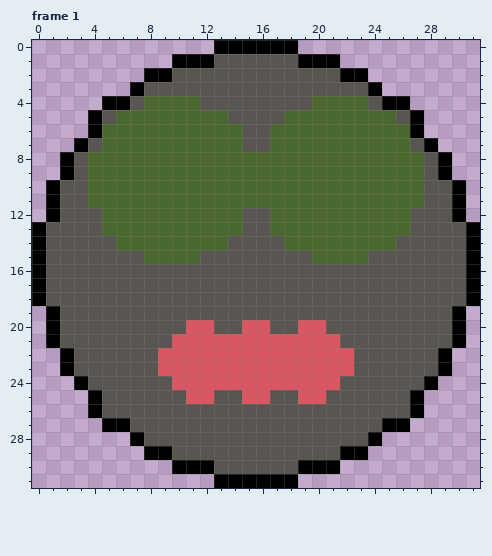
Pixel-art file -- assets/perry_pinball/pinball.aseprite. Above, as it was before the edit.
32x32 pixels, 1 frame. Shown: frame 1. The commit also changed other frames, which this record leaves out.
Once edited:
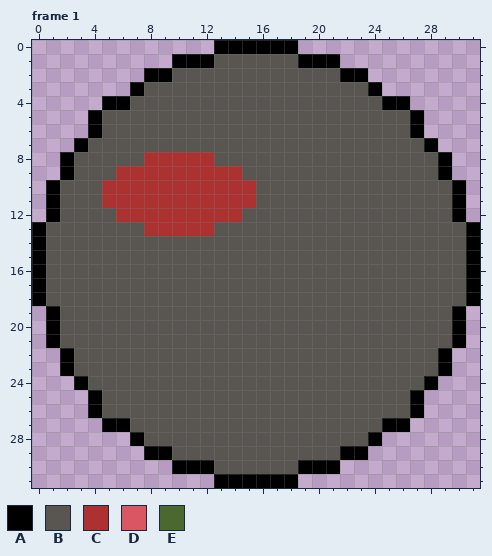
Palette (. is transparent): A #000000  B #595652  C #ac3232  D #d95763  E #4b692f
The exact change:
{"change": "layer \"Layer 3\" added"}
{"where": "frame 1, layers \"Layer 3\", \"Layer 2\""}
{"frame":1,"y":4,"x":8,"old":"EEEE","new":"BBBB"}
{"frame":1,"y":4,"x":20,"old":"EEEE","new":"BBBB"}
{"frame":1,"y":5,"x":6,"old":"EEEEEEEE","new":"BBBBBBBB"}
{"frame":1,"y":5,"x":18,"old":"EEEEEEEE","new":"BBBBBBBB"}
{"frame":1,"y":6,"x":5,"old":"EEEEEEEEEE","new":"BBBBBBBBBB"}
{"frame":1,"y":6,"x":17,"old":"EEEEEEEEEE","new":"BBBBBBBBBB"}
{"frame":1,"y":7,"x":5,"old":"EEEEEEEEEE","new":"BBBBBBBBBB"}
{"frame":1,"y":7,"x":17,"old":"EEEEEEEEEE","new":"BBBBBBBBBB"}
{"frame":1,"y":8,"x":4,"old":"EEEEEEEEEEEEEEEEEEEEEEEE","new":"BBBBCCCCCBBBBBBBBBBBBBBB"}
{"frame":1,"y":9,"x":4,"old":"EEEEEEEEEEEEEEEEEEEEEEEE","new":"BBCCCCCCCCCBBBBBBBBBBBBB"}
{"frame":1,"y":10,"x":4,"old":"EEEEEEEEEEEEEEEEEEEEEEEE","new":"BCCCCCCCCCCCBBBBBBBBBBBB"}
{"frame":1,"y":11,"x":4,"old":"EEEEEEEEEEEEEEEEEEEEEEEE","new":"BCCCCCCCCCCCBBBBBBBBBBBB"}
{"frame":1,"y":12,"x":5,"old":"EEEEEEEEEE","new":"BCCCCCCCCC"}
{"frame":1,"y":12,"x":17,"old":"EEEEEEEEEE","new":"BBBBBBBBBB"}
{"frame":1,"y":13,"x":5,"old":"EEEEEEEEEE","new":"BBBCCCCCBB"}
{"frame":1,"y":13,"x":17,"old":"EEEEEEEEEE","new":"BBBBBBBBBB"}
{"frame":1,"y":14,"x":6,"old":"EEEEEEEE","new":"BBBBBBBB"}
{"frame":1,"y":14,"x":18,"old":"EEEEEEEE","new":"BBBBBBBB"}
{"frame":1,"y":15,"x":8,"old":"EEEE","new":"BBBB"}
{"frame":1,"y":15,"x":20,"old":"EEEE","new":"BBBB"}
{"frame":1,"y":20,"x":11,"old":"DD","new":"BB"}
{"frame":1,"y":20,"x":15,"old":"DD","new":"BB"}
{"frame":1,"y":20,"x":19,"old":"DD","new":"BB"}
{"frame":1,"y":21,"x":10,"old":"DDDDDDDDDDDD","new":"BBBBBBBBBBBB"}
{"frame":1,"y":22,"x":9,"old":"DDDDDDDDDDDDDD","new":"BBBBBBBBBBBBBB"}
{"frame":1,"y":23,"x":9,"old":"DDDDDDDDDDDDDD","new":"BBBBBBBBBBBBBB"}
{"frame":1,"y":24,"x":10,"old":"DDDDDDDDDDDD","new":"BBBBBBBBBBBB"}
{"frame":1,"y":25,"x":11,"old":"DD","new":"BB"}
{"frame":1,"y":25,"x":15,"old":"DD","new":"BB"}
{"frame":1,"y":25,"x":19,"old":"DD","new":"BB"}
{"label":"changed","picture_box":[88,96,424,404]}
